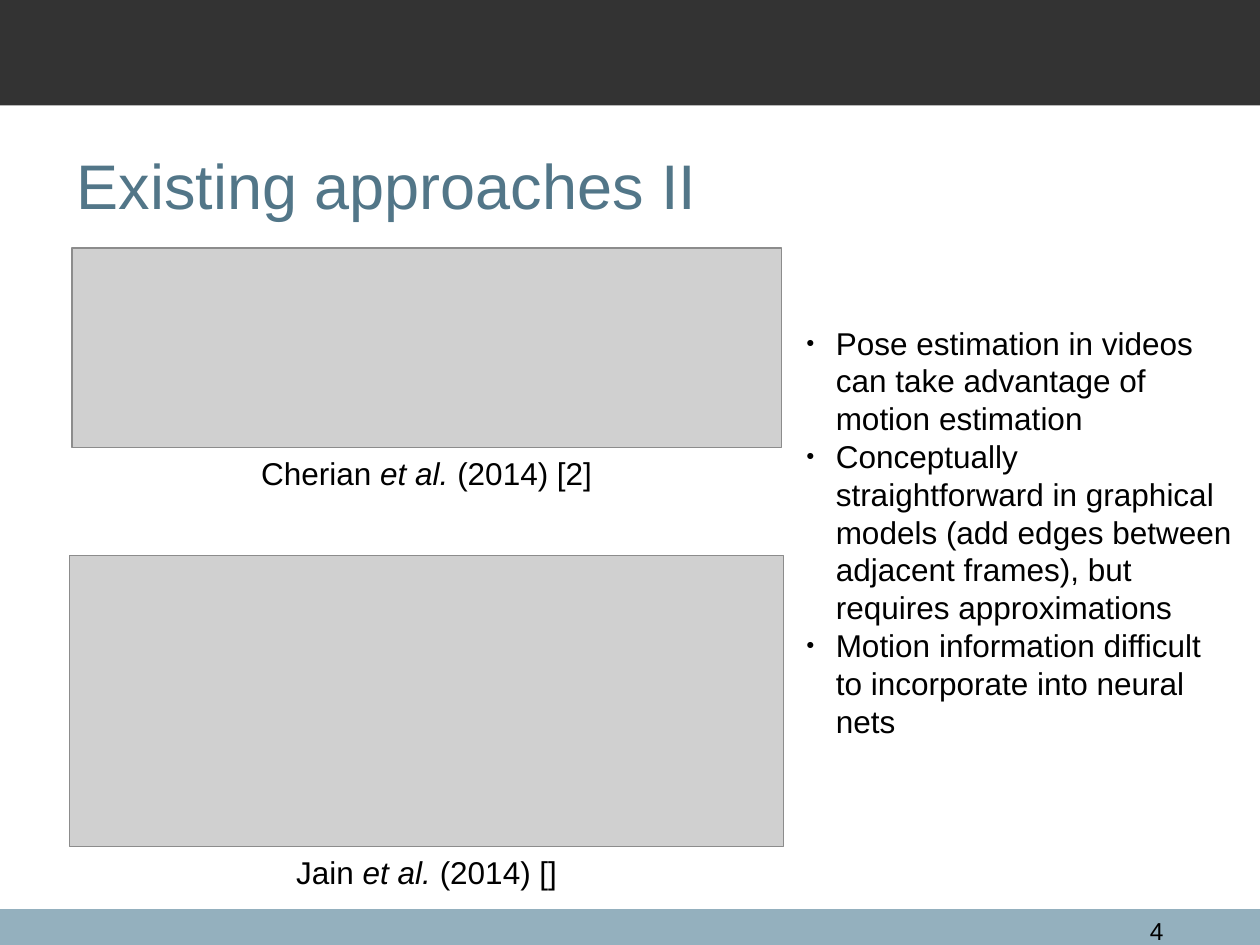
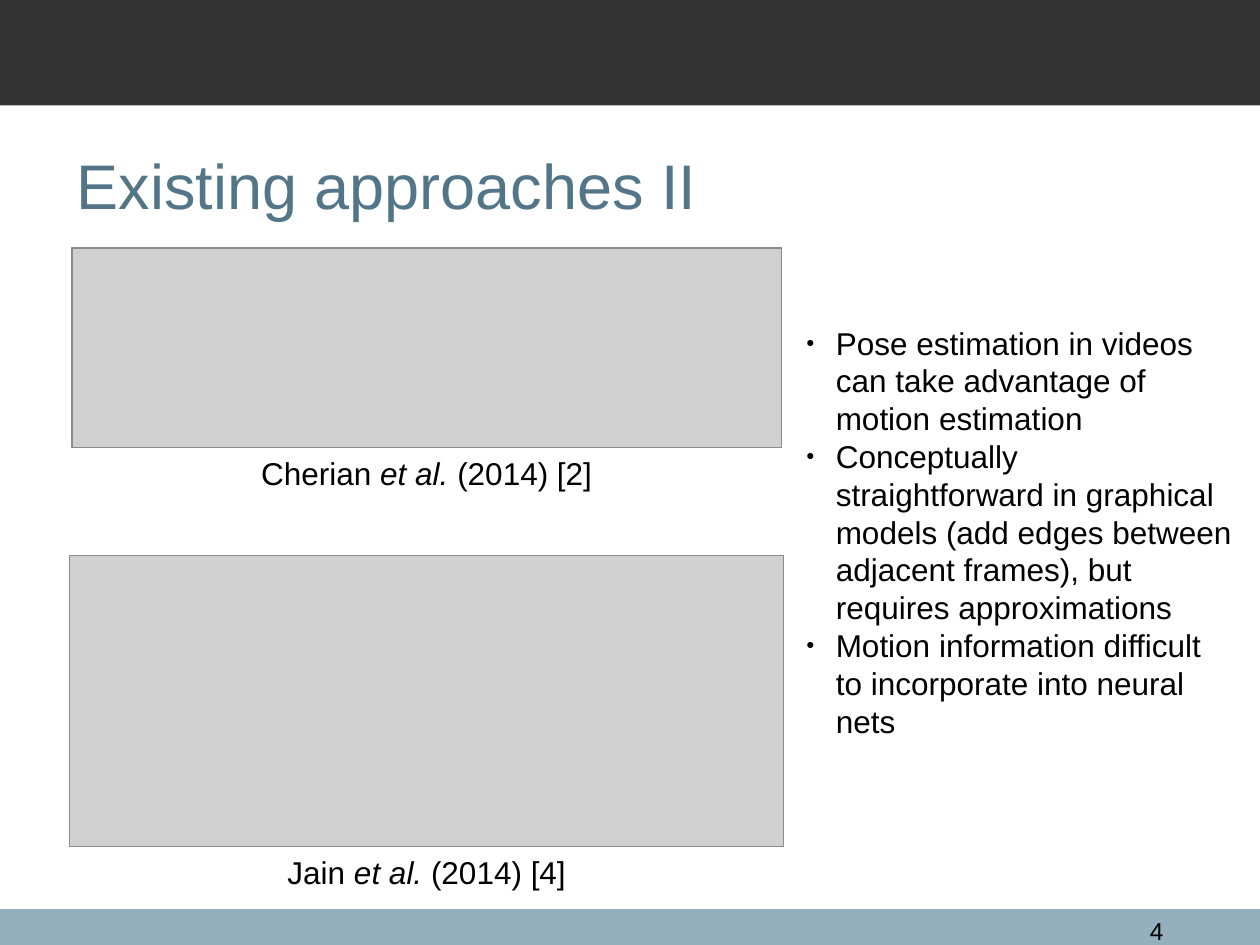
Before and after one commit to qxcv/comp2560, a slide deck: slide 4 of presentation/presentation.odp. Drawn at 1260x945 pixels with LibreOffice and Linux fonts; fonts in the diff are those of the drawing; grey boxes stand for pictures; background and template pictures are left out. Boxes give left, top, right and bottom in pixels: in the first picture for what was removed or moved away, otherwise in the second. Text is boxed around its words. In the diff, an @@ line names an element or a change of style, - is before the commit and + after.

```diff
--- a/presentation/presentation.odp
+++ b/presentation/presentation.odp
@@ text at (x1=287, y1=861, x2=566, y2=890): text changed @@
-Jain et al. (2014) []
+Jain et al. (2014) [4]
```
Also in this commit, not shown: 4 other slides changed, 1 slide added, 1 slide removed.
